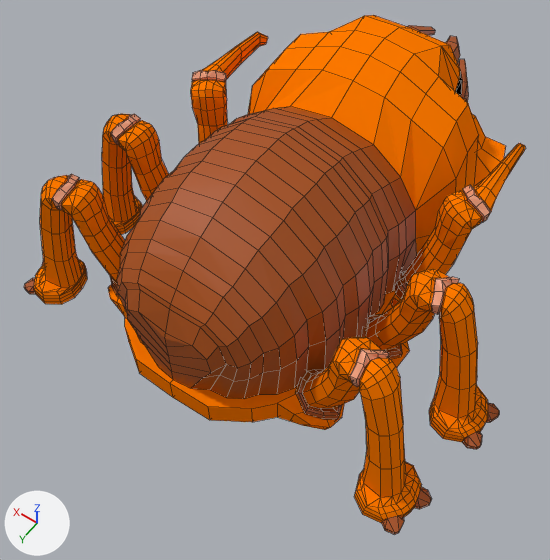
One commit to the Blender file Assets/Models/BugBoss.blend: the scene before it, then after it.
One viewpoint serves both versions: a 50 mm lens placed at (-1.2, 1.89, 2.79), pointed at (-0.02, 0.24, 0.2). The axes (+X, +Y, +Z) are drawn at lower left. The lights are the same throughout. Mesh edges are drawn as thin lines.

The scene before the commit, as lines of its bpy script (objects in view):
```python
me_cube = bpy.data.meshes.new('Cube')
me_cube.from_pydata(...)  # 1186 vertices, 1219 faces; spans x 0.0..1.08, y -1.28..0.91, z 0.0..0.96
# faces by material slot: [803, 311, 15, 90]
me_cube.materials.append(mat_outside)  # orange #ff7a00
me_cube.materials.append(mat_inside)  # brown #a74d00
me_cube.materials.append(mat_eye)  # black #000000
me_cube.materials.append(mat_wurstscheibe)  # beige #ef9e79
ob_bug = bpy.data.objects.new('Bug', me_cube)
ob_bug.location = (0.0, 0.0, 0.0)
_m = ob_bug.modifiers.new('Mirror', 'MIRROR')
_m.use_clip = True
```
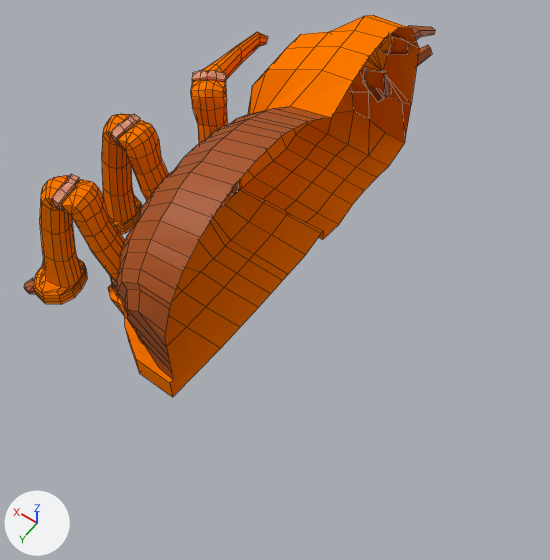
Changed parts and their boxes (x1, y1, x2, y2) in the pictures (550 x 560 px):
'Bug', modifiers changed (18% narrower, 26% shorter)
    before: (24, 15, 525, 534)
    after: (24, 15, 435, 397)

Edits to the bpy script that builds the scene:
```text
Change ob_bug:
    remove _m = ob_bug.modifiers.new('Mirror', 'MIRROR')
    remove _m.use_clip = True
```
